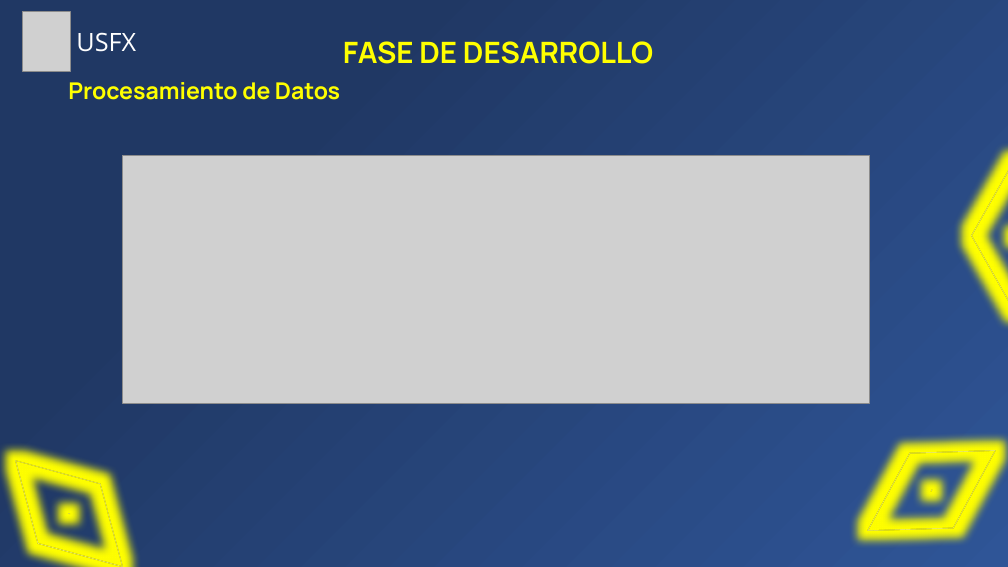
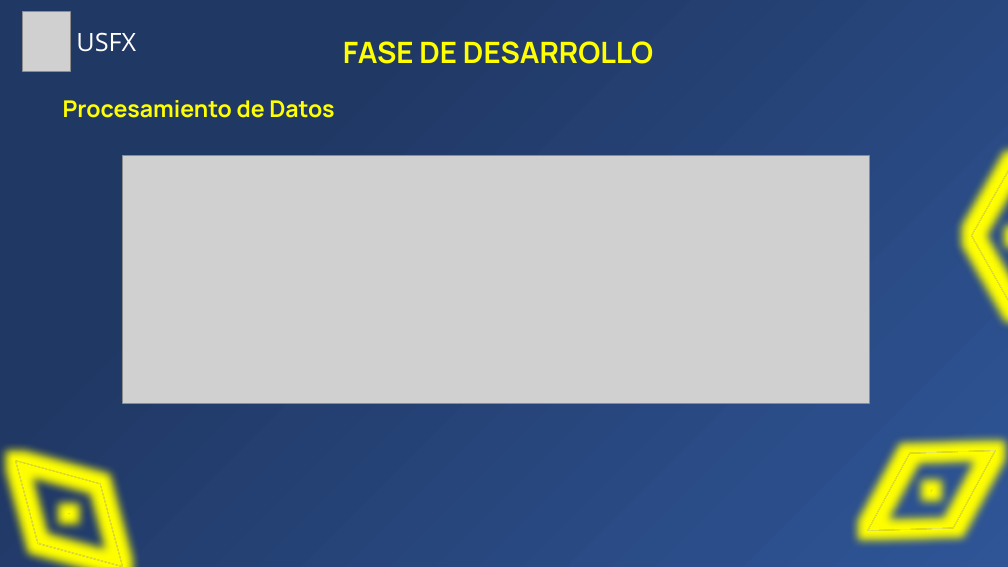
Before and after one commit to Zelechos/Generador-Css, a slide deck: slide 42 of documents/Presentación de Perfil - Modelo Generador CSS.pptx. Drawn at 1008x567 pixels with LibreOffice and Linux fonts; fonts in the diff are those of the drawing; grey boxes stand for pictures. Boxes give left, top, right and bottom in pixels: in the first picture for what was removed or moved away, otherwise in the second. Text is boxed around its words. In the diff, an @@ line names an element or a change of style, - is before the commit and + after.

```diff
--- a/documents/Presentación de Perfil - Modelo Generador CSS.pptx
+++ b/documents/Presentación de Perfil - Modelo Generador CSS.pptx
@@ text "Procesamiento de Datos" moved from (x1=68, y1=82, x2=340, y2=100) to (x1=63, y1=100, x2=334, y2=118) @@
```
Also in this commit, not shown: 8 other slides changed, 1 slide added.
